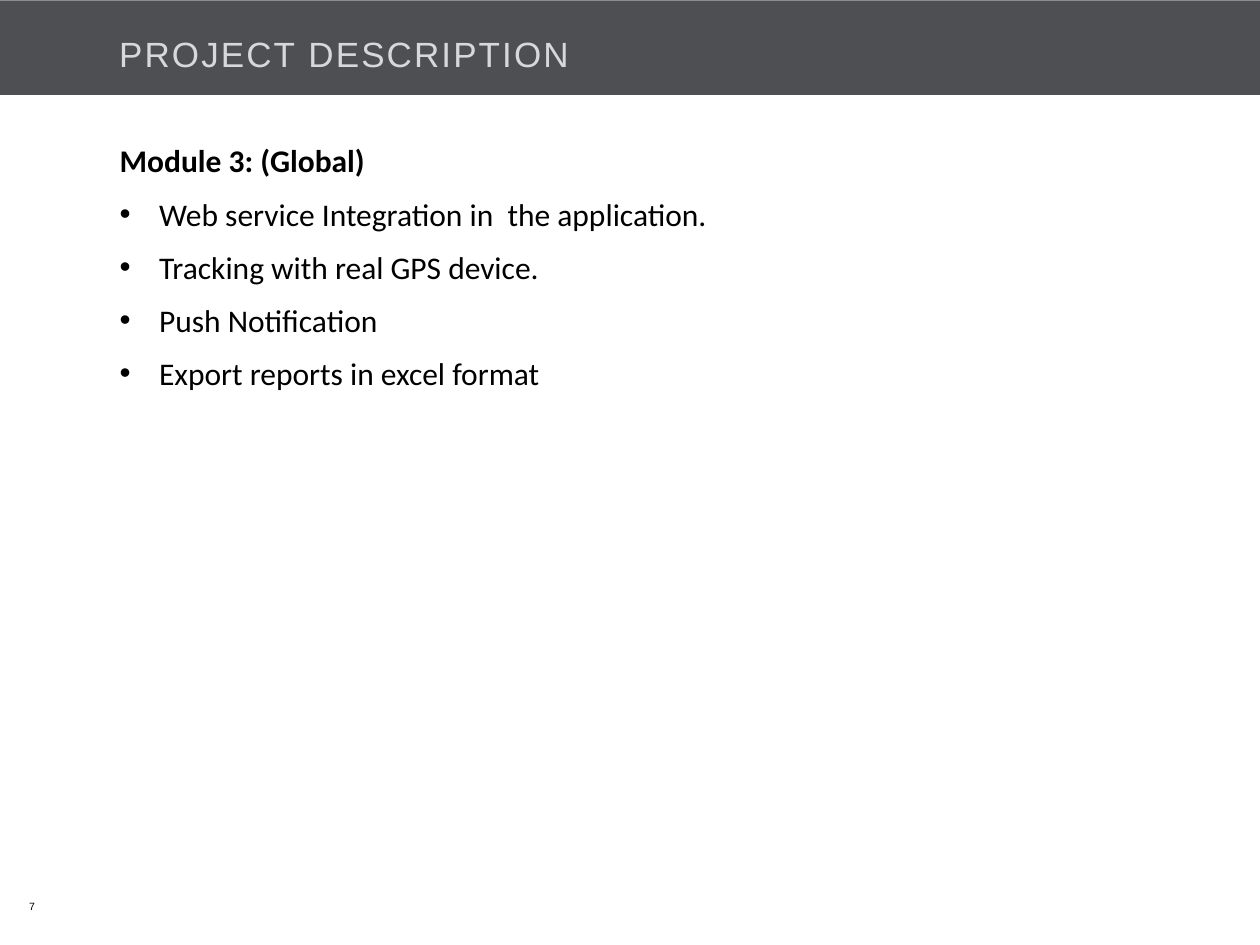
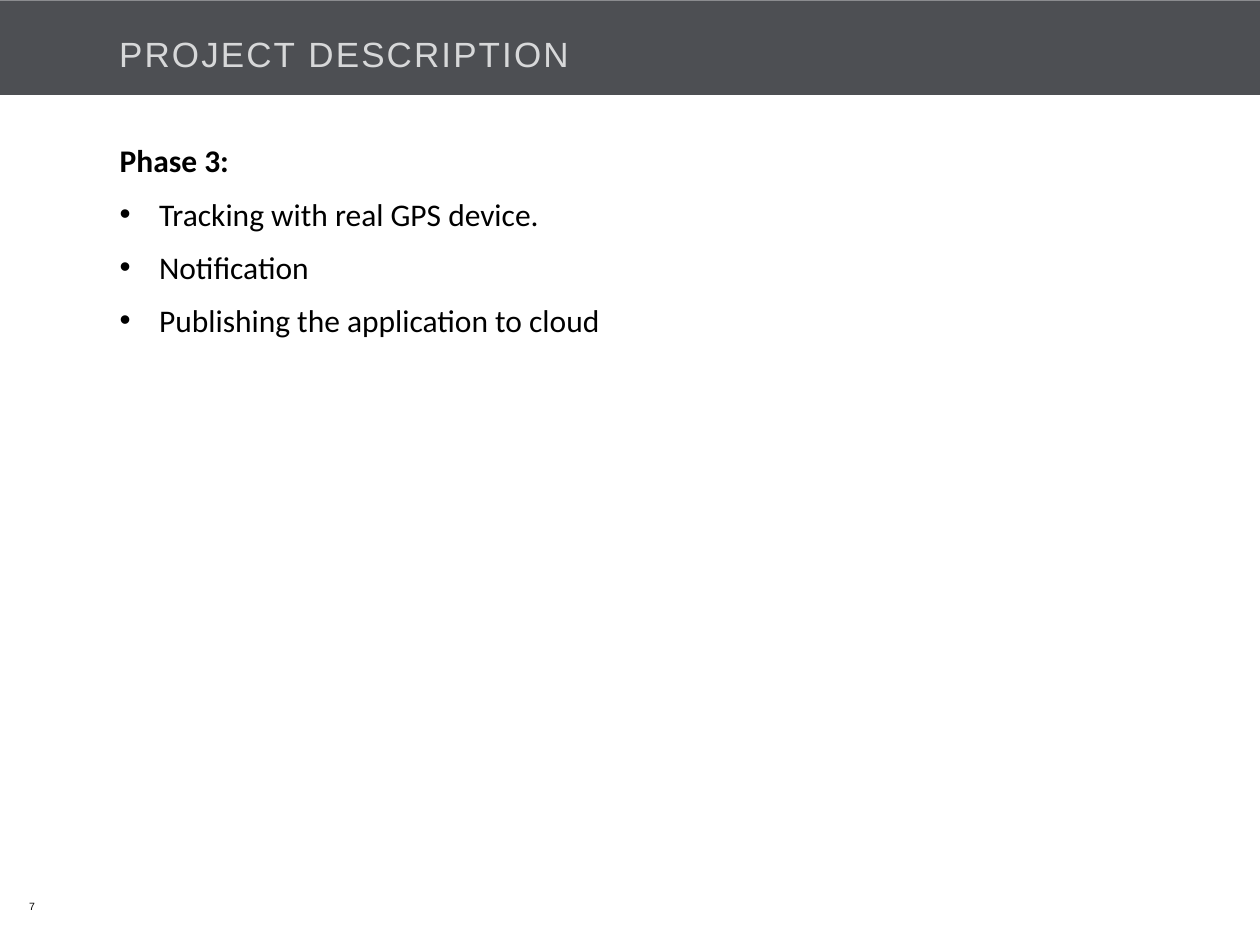
Before and after one commit to Bajarangi/demo, a slide deck: slide 7 of trunk/EasiCab/Documents/EASiCab_POC_kick off.pptx. Drawn at 1260x945 pixels with LibreOffice and Linux fonts; fonts in the diff are those of the drawing; background and template pictures are left out. Boxes give left, top, right and bottom in pixels: in the first picture for what was removed or moved away, otherwise in the second. Text is boxed around its words. In the diff, an @@ line names an element or a change of style, - is before the commit and + after.

```diff
--- a/trunk/EasiCab/Documents/EASiCab_POC_kick off.pptx
+++ b/trunk/EasiCab/Documents/EASiCab_POC_kick off.pptx
@@ text at [120,150,229,173]: text changed; bold on @@
-Module 3: (Global)
-• Web service Integration in the application.
+Phase 3:
@@ text at [159,257,599,338]: text changed @@
-• Push Notification
-• Export reports in excel format
+• Notification
+• Publishing the application to cloud
```
Also in this commit, not shown: 12 other slides changed, 1 slide added.
